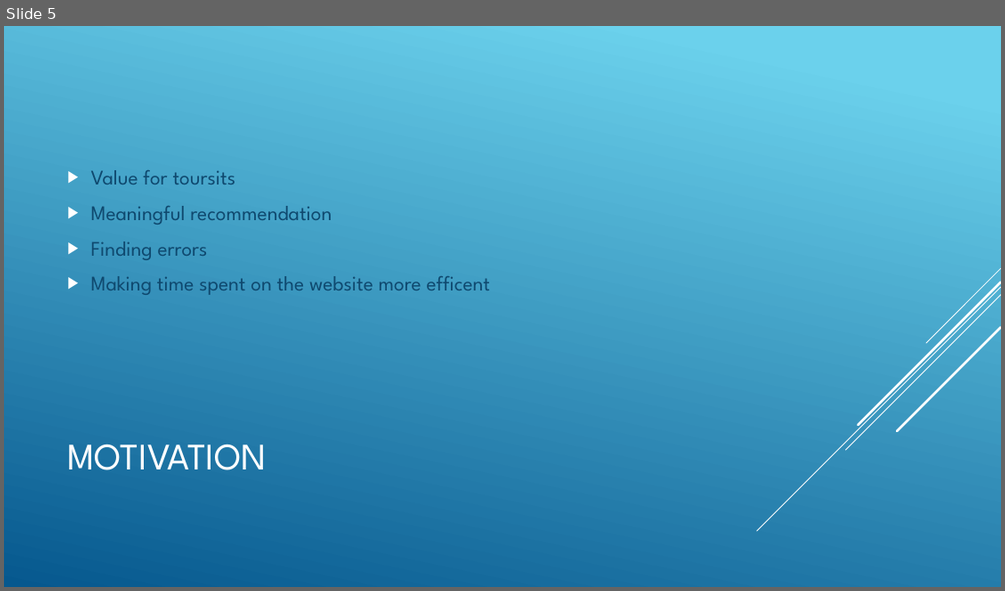
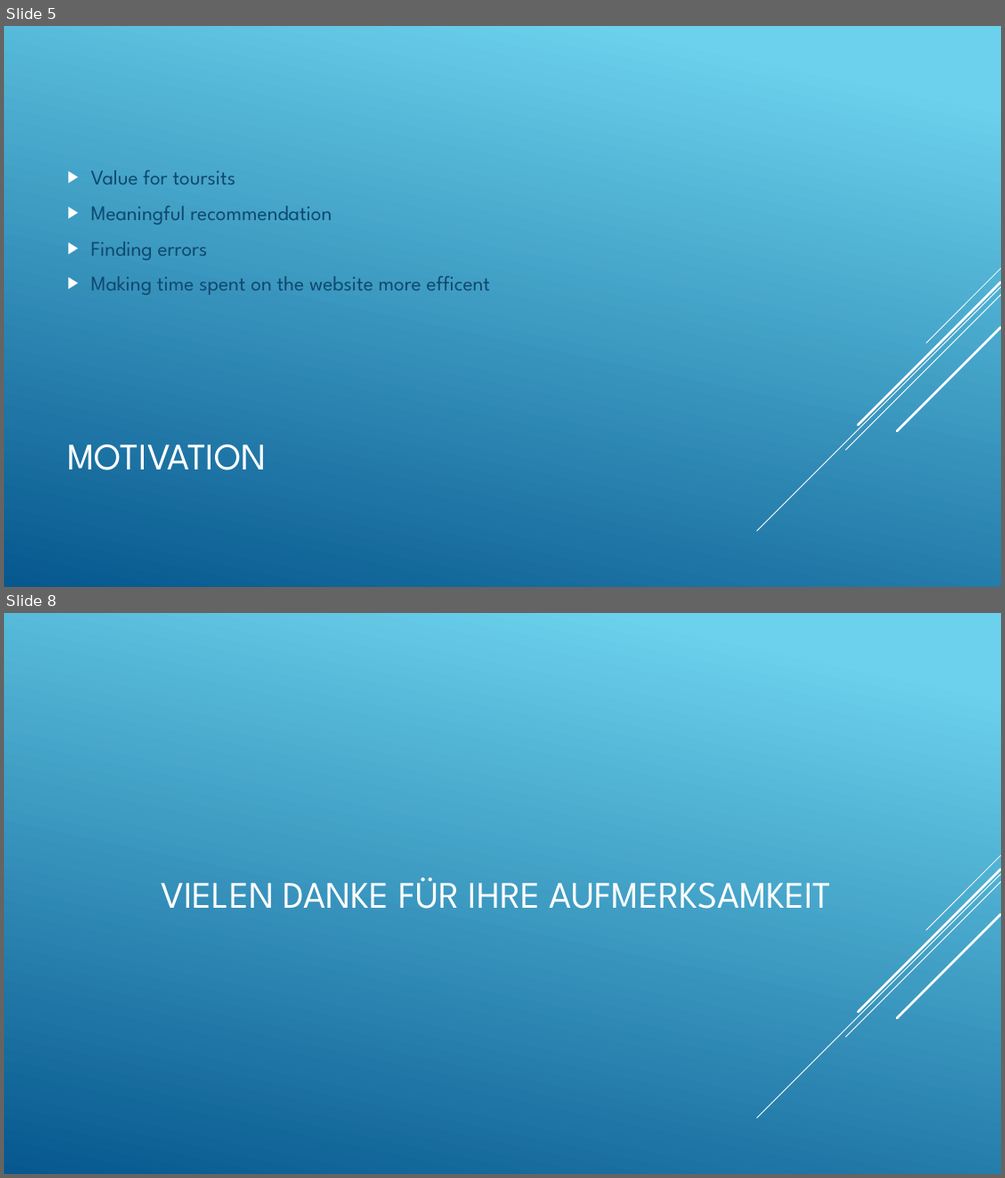
Before and after one commit to Deadmann1/hci_06_06, a slide deck: presentation/presentation.pptx. Shown one above the other, each under a label of ours: slide 5 before the commit, slides 5 and 8 after it; the slides between them are not shown. The pictures are 1005x591 and 1005x1178 pixels, drawn with LibreOffice and Linux fonts; fonts in the diff are those of the drawing. Boxes give left, top, right and bottom in pixels: in the first picture for what was removed or moved away, otherwise in the second. Text is boxed around its words. In the diff, an @@ line names an element or a change of style, - is before the commit and + after.

```diff
--- a/presentation/presentation.pptx
+++ b/presentation/presentation.pptx
@@ slide 8 added at <box>4,613,1001,1174</box>, background gradient #6ED2EB to #06588E; not listed: 5 template elements that a slide beside it also shows @@
@@ title added at <box>161,877,832,908</box>, 36 pt, text #FFFFFF @@
+VIELEN DANKE FÜR IHRE AUFMERKSAMKEIT
```
Also in this commit, not shown: 2 other slides added, 2 other files.
